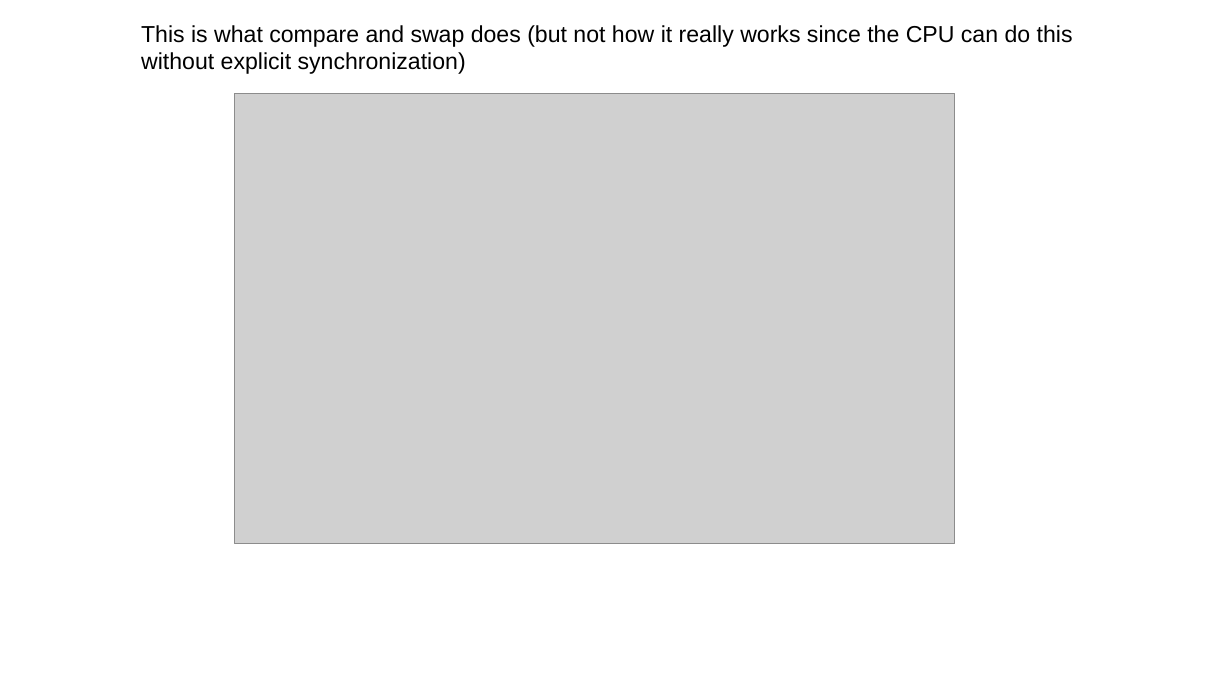
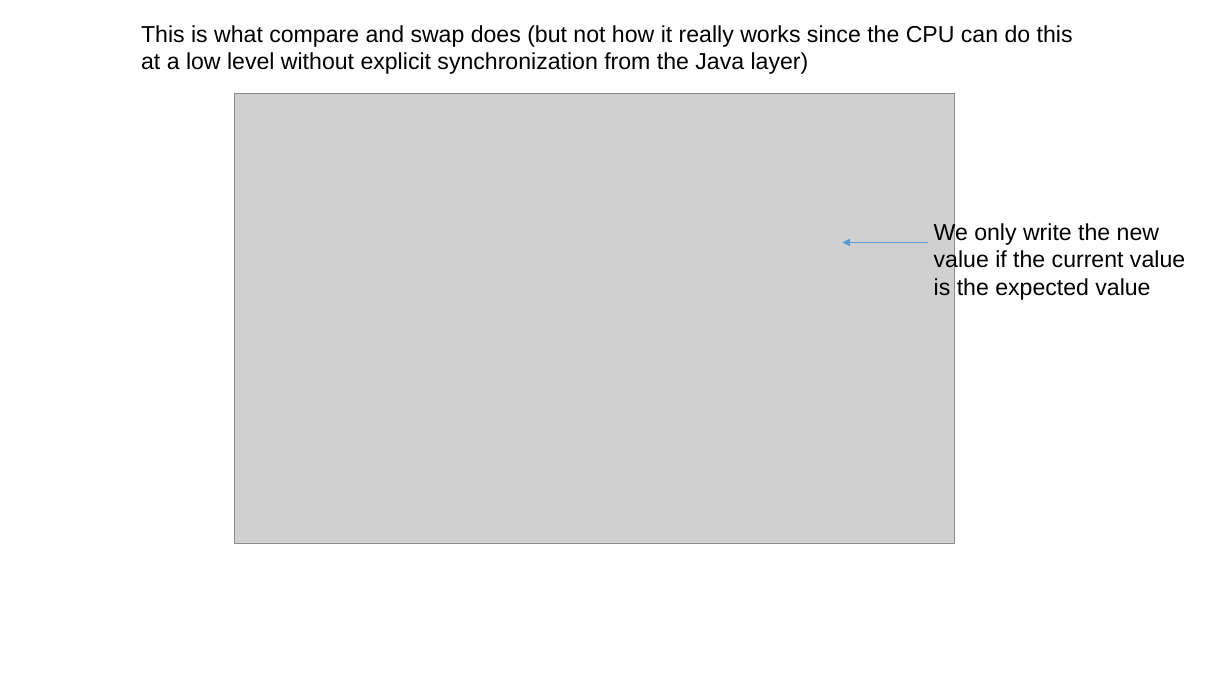
Before and after one commit to fodorclasses/fodorclasses.github.io, a slide deck: slide 17 of classes/prog2019/Prog3-Lecture18.pptx. Drawn at 1232x693 pixels with LibreOffice and Linux fonts; fonts in the diff are those of the drawing; grey boxes stand for pictures. Boxes give left, top, right and bottom in pixels: in the first picture for what was removed or moved away, otherwise in the second. Text is boxed around its words. In the diff, an @@ line names an element or a change of style, - is before the commit and + after.

```diff
--- a/classes/prog2019/Prog3-Lecture18.pptx
+++ b/classes/prog2019/Prog3-Lecture18.pptx
@@ text at bbox=[141, 52, 809, 74]: text changed @@
-without explicit synchronization)
+at a low level without explicit synchronization from the Java layer)
@@ text added at bbox=[934, 221, 1185, 300], 18 pt, text #000000 @@
+We only write the new
+value if the current value
+is the expected value
@@ arrow added from (928, 242) to (843, 242), #5B9BD5 0.5 pt @@
```
Also in this commit, not shown: 3 other slides changed.
